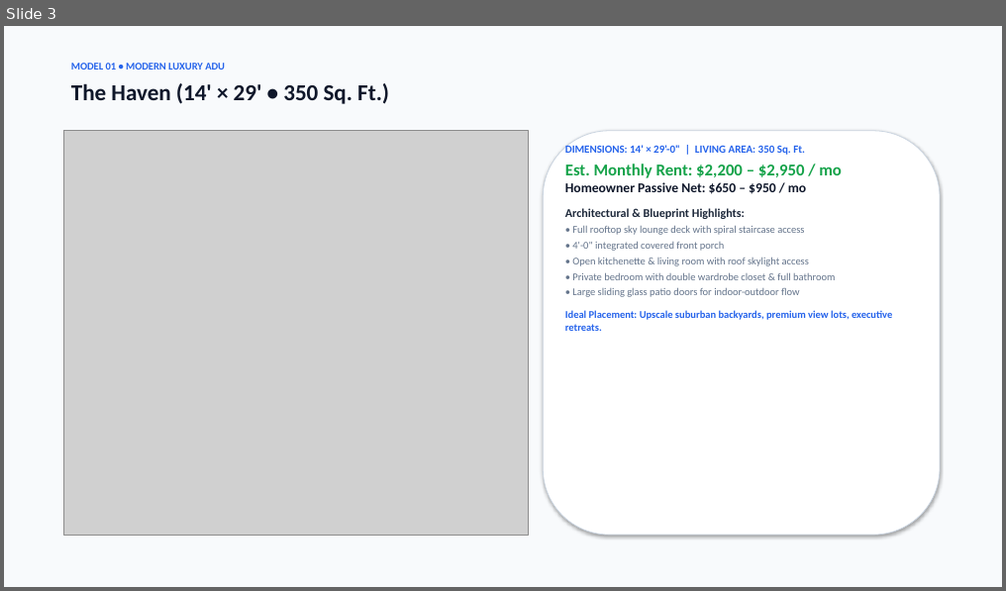
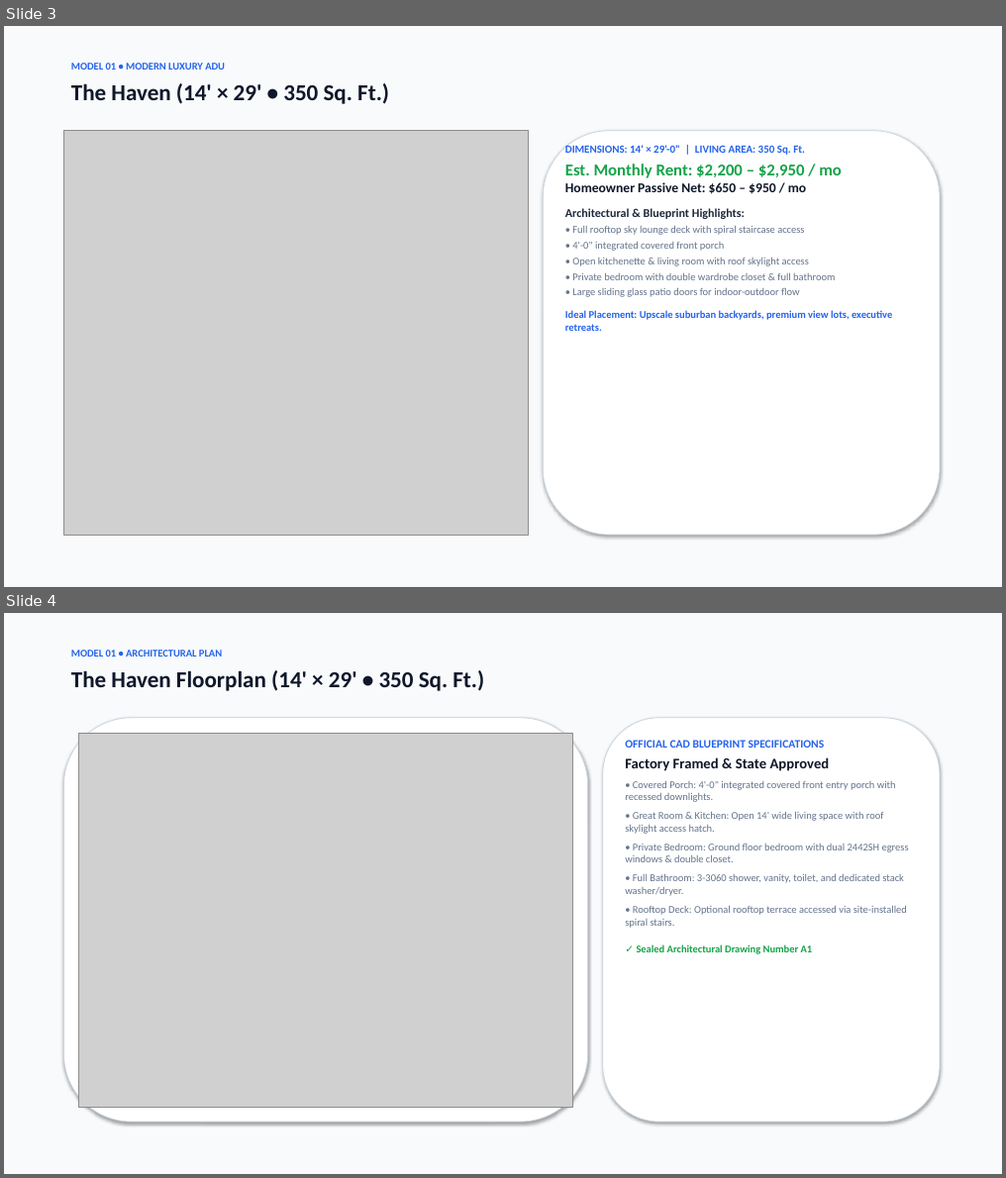
Before and after one commit to ricomiller23/restricted-securities-sourcing, a slide deck: haas-adu-configurator/public/downloads/S2A_Modular_ADU_HaaS_Portfolio.pptx. Shown one above the other, each under a label of ours: slide 3 before the commit, slides 3 and 4 after it. The pictures are 1006x591 and 1006x1178 pixels, drawn with LibreOffice and Linux fonts; fonts in the diff are those of the drawing; grey boxes stand for pictures. Boxes give left, top, right and bottom in pixels: in the first picture for what was removed or moved away, otherwise in the second. Text is boxed around its words. In the diff, an @@ line names an element or a change of style, - is before the commit and + after.

Commit message:
feat: integrate official CAD floorplans and full blueprint sheets into visualizer, decks, and gallery

```diff
--- a/haas-adu-configurator/public/downloads/S2A_Modular_ADU_HaaS_Portfolio.pptx
+++ b/haas-adu-configurator/public/downloads/S2A_Modular_ADU_HaaS_Portfolio.pptx
@@ slide 4 added at (4,613,1002,1174), background #FFFFFF @@
@@ rectangle added at (4,613,1002,1174), fill #F8FAFC @@
@@ text added at (71,650,222,657), 10 pt, text #2563EB, bold @@
+MODEL 01 • ARCHITECTURAL PLAN
@@ text added at (71,670,484,691), 22 pt, text #0F172A, bold @@
+The Haven Floorplan (14' × 29' • 350 Sq. Ft.)
@@ rounded rectangle added at (63,718,588,1122), fill #FFFFFF, outline #CBD5E1 0.75 pt @@
@@ rounded rectangle added at (603,718,940,1122), fill #FFFFFF, outline #CBD5E1 0.75 pt @@
@@ picture added at (79,733,573,1107) @@
@@ text added at (625,740,909,955), 10 pt, text #64748B @@
+OFFICIAL CAD BLUEPRINT SPECIFICATIONS
+Factory Framed & State Approved
+• Covered Porch: 4'-0" integrated covered front entry porch with recessed downlights.
+• Great Room & Kitchen: Open 14' wide living space with roof skylight access hatch.
+• Private Bedroom: Ground floor bedroom with dual 2442SH egress windows & double closet.
+• Full Bathroom: 3-3060 shower, vanity, toilet, and dedicated stack washer/dryer.
+• Rooftop Deck: Optional rooftop terrace accessed via site-installed spiral stairs.
+✓ Sealed Architectural Drawing Number A1
```
Also in this commit, not shown: 2 slides changed, 4 other slides added, 14 other files.
